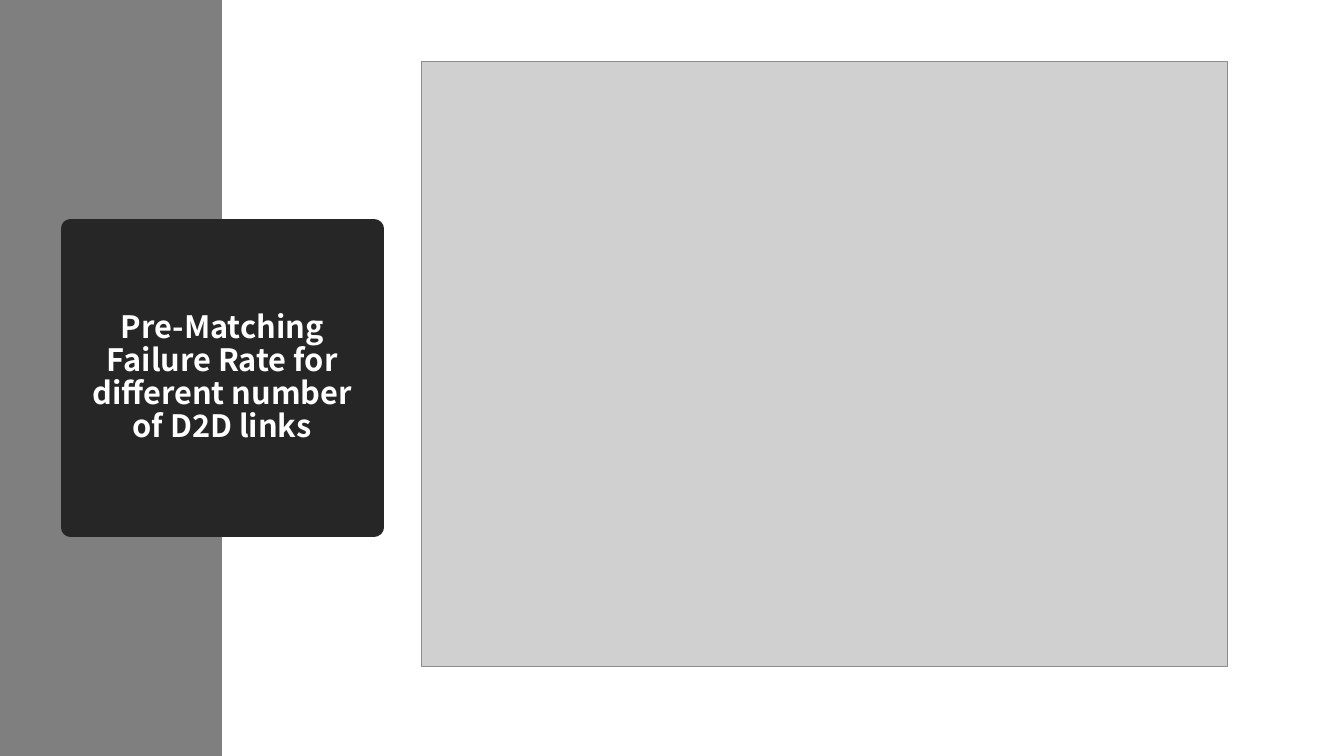
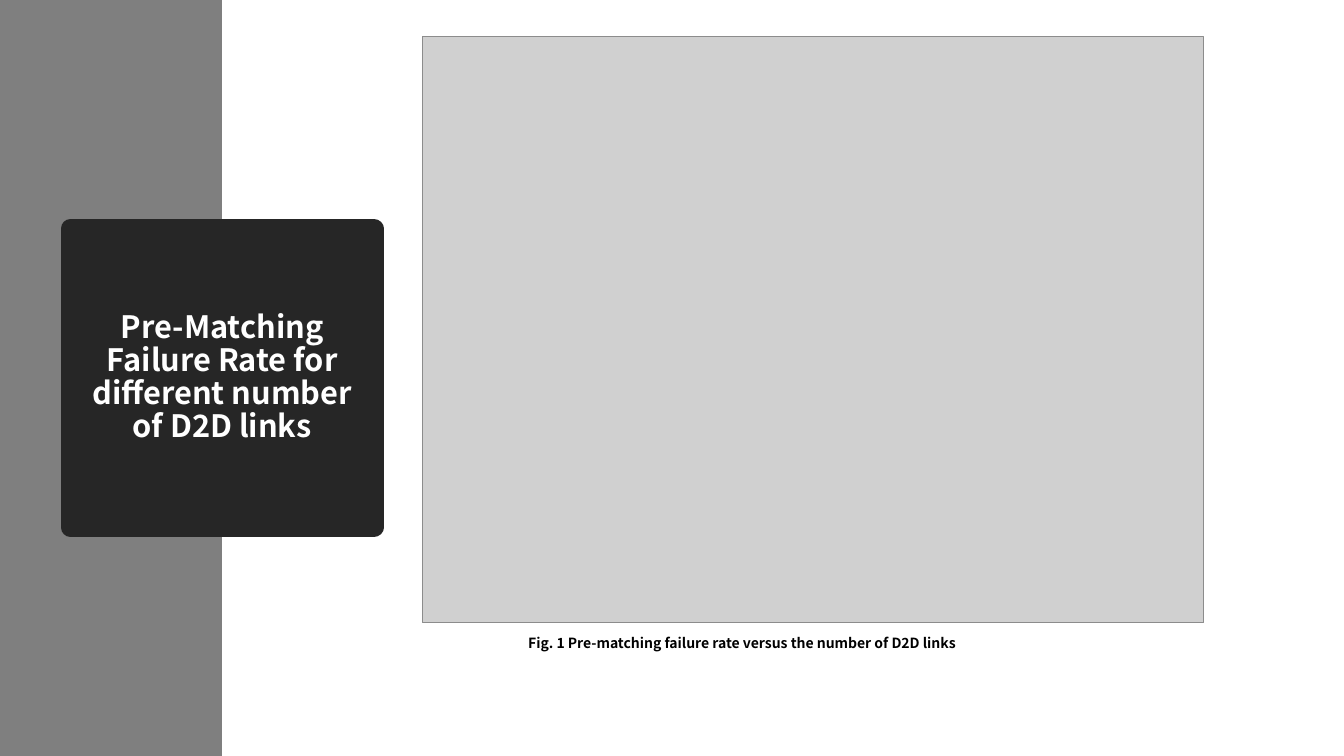
Before and after one commit to lyb1234567/Third-year-lectures, a slide deck: slide 35 of EEE380/Second Marker.pptx (slide 37 before the commit). Drawn at 1344x756 pixels with LibreOffice and Linux fonts; fonts in the diff are those of the drawing; grey boxes stand for pictures. Boxes give left, top, right and bottom in pixels: in the first picture for what was removed or moved away, otherwise in the second. Text is boxed around its words. In the diff, an @@ line names an element or a change of style, - is before the commit and + after.

```diff
--- a/EEE380/Second Marker.pptx
+++ b/EEE380/Second Marker.pptx
@@ picture: place and size @@
-picture at <box>421,62,1228,666</box>
+picture at <box>422,37,1204,623</box>
@@ text added at <box>528,636,956,652</box>, 10 pt, text #000000, bold @@
+Fig. 1 Pre-matching failure rate versus the number of D2D links
```
Also in this commit, not shown: 28 other slides changed, 6 slides added, 4 slides removed, 22 other files.
